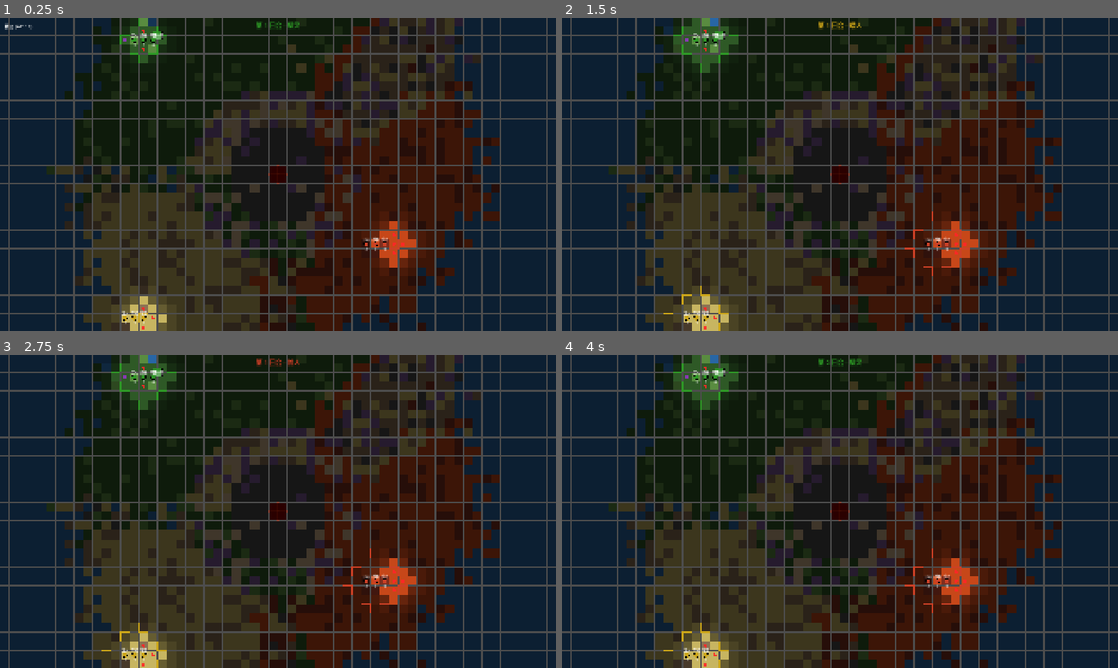
Above: before the commit, frames 1-4 (two rows, left to right).
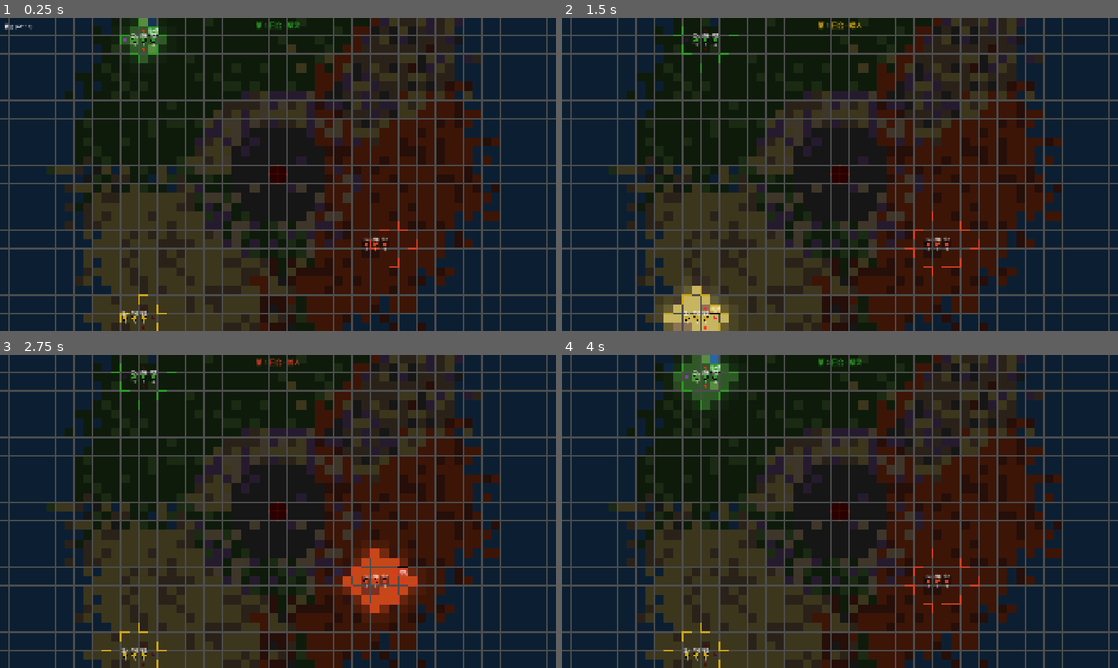
Above: after the commit, the same moments.

Repository: yushuis404-byte/three-against-one
Game: Godot game, scene res://scenes/main.tscn
Two runs of this game, one before a commit and one after it. Both use one fixed random seed, a clock stepped at 60 frames per second and the inputs below.
Inputs (mouse positions are in pixels of both pictures, inside the frame that each line leads up to):
- Up to frame 1 (0.25 s): no input
- Up to frame 2 (1.5 s): tap Enter at 0.5 s; move the mouse to (962, 158) at 0.52 s; hold D 0.53-1.25 s; click (962, 158) at 0.6 s; tap Space at 0.77, 1.25 s; drag from (728, 190) to (812, 237) at 1.27 s
- Up to frame 3 (2.75 s): tap Enter at 2 s; move the mouse to (333, 442) at 2.02 s; hold D from 2.03 s (still down); tap B at 2.1 s; click (333, 442) at 2.3 s
- Up to frame 4 (4 s): release D at 2.75 s; tap Space at 2.75, 3.77 s; drag from (812, 574) to (673, 464) at 2.77 s; tap Enter at 3.5 s; move the mouse to (1006, 558) at 3.52 s; hold A from 3.53 s (still down); tap E at 3.6 s; click (1006, 558) at 3.8 s

The runs differ from the first frame. In frame 1, 1.8% of the frame differs, in the area x 21-76%, y 2-100%; in frame 2, 2.5%; in frame 3, 2.8%, in the area x 20-76%, y 0-100%; in frame 4, 1.7%.

Commit message:
精灵分了伐木场，矮人是采石场，兽人是养殖场

Diff:
--- a/scripts/building_data.gd
+++ b/scripts/building_data.gd
@@ -51,7 +51,9 @@
 		"主城", BuildingCategory.TOWN_HALL, Vector2i(2, 2),
 		500, 0, 0, 0, 0,
 		40, {},
-		[TerrainData.Terrain.PLAIN_DWARF],
+		[TerrainData.Terrain.PLAIN_DWARF, TerrainData.Terrain.MOUNTAIN_DWARF,
+		 TerrainData.Terrain.FOREST_ELF, TerrainData.Terrain.GLADE_ELF,
+		 TerrainData.Terrain.WASTELAND_ORC, TerrainData.Terrain.SWAMP_ORC],
 		1, "阵营核心，每阵营限 1 座，HP40 ATK5，淘汰条件"
 	)
 
--- a/scripts/building_manager_2d.gd
+++ b/scripts/building_manager_2d.gd
@@ -49,7 +49,12 @@
 func set_turn_manager(tm: Node) -> void:
 	_turn_manager = tm
 	if tm:
+		tm.player_turn_started.connect(_on_player_turn_started)
 		tm.round_ended.connect(_on_round_ended)
+
+
+func _on_player_turn_started(_player: int) -> void:
+	queue_redraw()
 
 
 # ========== Building 数据 API ==========
@@ -167,28 +172,30 @@
 			var all_fogged := true
 			var tiles := _get_footprint_tiles(origin, fp)
 			for t in tiles:
-				if _fog_mgr.get_fog(0, t.x, t.y) <= 0.0:
+				var viewer: int = _turn_manager.current_player if _turn_manager else 0
+				if _fog_mgr.get_fog(viewer, t.x, t.y) <= 0.0:
 					all_fogged = false
 					break
 			if all_fogged:
 				continue
 
 		var world_origin := _grid_to_world(origin.x, origin.y)
+		var top_left := Vector2(world_origin.x - tile_size * 0.5, world_origin.y - tile_size * 0.5)
 		var w := fp.x * tile_size
 		var h := fp.y * tile_size
 
 		# 选中高亮
 		if is_selected:
-			draw_rect(Rect2(world_origin.x - 2, world_origin.y - 2, w + 4, h + 4),
+			draw_rect(Rect2(top_left.x - 2, top_left.y - 2, w + 4, h + 4),
 				SELECT_COLOR, false, 3.0)
 
 		# 建筑底色方块
 		var color: Color = FACTION_COLORS[faction]
 		color.a = BUILDING_ALPHA
-		draw_rect(Rect2(world_origin.x, world_origin.y, w, h), color, true)
+		draw_rect(Rect2(top_left.x, top_left.y, w, h), color, true)
 
 		# 描边
-		draw_rect(Rect2(world_origin.x, world_origin.y, w, h),
+		draw_rect(Rect2(top_left.x, top_left.y, w, h),
 			Color.BLACK, false, 1.5)
 
 		# 建筑名称文字
@@ -197,8 +204,8 @@
 		var label := data.name
 		var text_size := font.get_string_size(label, HORIZONTAL_ALIGNMENT_LEFT, -1, fsize)
 		var label_pos := Vector2(
-			world_origin.x + w / 2.0 - text_size.x / 2.0,
-			world_origin.y + h / 2.0 + fsize / 3.0
+			top_left.x + w / 2.0 - text_size.x / 2.0,
+			top_left.y + h / 2.0 + fsize / 3.0
 		)
 		draw_string(font, label_pos, label, HORIZONTAL_ALIGNMENT_LEFT, -1, fsize, Color.WHITE)
 
@@ -206,8 +213,8 @@
 		var hp_label := "HP:%d" % b["hp"]
 		var hp_size := font.get_string_size(hp_label, HORIZONTAL_ALIGNMENT_LEFT, -1, 9)
 		var hp_pos := Vector2(
-			world_origin.x + w - hp_size.x - 2,
-			world_origin.y + h - 3
+			top_left.x + w - hp_size.x - 2,
+			top_left.y + h - 3
 		)
 		draw_string(font, hp_pos, hp_label, HORIZONTAL_ALIGNMENT_LEFT, -1, 9, Color.WHITE)
 
--- a/scripts/fog_of_war_2d.gd
+++ b/scripts/fog_of_war_2d.gd
@@ -13,6 +13,19 @@
 var current_player := 0
 
 signal fog_updated(player: int)
+
+var _turn_manager: Node = null
+
+
+func set_turn_manager(tm: Node) -> void:
+	_turn_manager = tm
+	if tm:
+		tm.player_turn_started.connect(_on_player_turn_started)
+
+
+func _on_player_turn_started(player: int) -> void:
+	current_player = player
+	queue_redraw()
 
 # 渐隐动画追踪 [player]{Vector2i: elapsed}
 var _fading_out: Array = [{}, {}, {}]
--- a/scripts/main.gd
+++ b/scripts/main.gd
@@ -28,8 +28,8 @@
 	# 初始视野：揭示三阵营出生点周围
 	var fog_mgr = $GameBoard/FogOfWar2D
 	fog_mgr.reveal_area_immediate(0, 35, 13, 2)  # 精灵
-	fog_mgr.reveal_area_immediate(0, 35, 43, 2)  # 矮人
-	fog_mgr.reveal_area_immediate(0, 62, 35, 2)  # 兽人
+	fog_mgr.reveal_area_immediate(1, 35, 43, 2)  # 矮人
+	fog_mgr.reveal_area_immediate(2, 62, 35, 2)  # 兽人
 	fog_mgr.queue_redraw()
 	print("[Main] 2.5D 游戏就绪")
 
@@ -44,8 +44,8 @@
 
 	# 联通信號：迷雾动画完成后重算领土
 	fog_mgr.fog_updated.connect(_on_fog_updated)
-
 	# 建筑系统初始化
+	fog_mgr.set_turn_manager(turn_manager)
 	building_manager.set_turn_manager(turn_manager)
 	building_manager.building_hovered.connect(_on_resource_hovered)
 	_place_initial_buildings()
@@ -85,12 +85,13 @@
 
 
 func _place_initial_buildings() -> void:
-	## 每阵营：1 座主城（2×2）+ 伐木场 + 采石场 + 农场
-	var infra_queue := [
-		BuildingData.infra_lumber_camp(),
-		BuildingData.infra_quarry(),
-		BuildingData.infra_farm(),
-	]
+	## 每阵营：1 座主城（2×2）+ 1 座特色资源建筑
+	## 精灵→伐木场，矮人→采石场，兽人→农场
+	var faction_buildings := {
+		0: BuildingData.infra_lumber_camp(),
+		1: BuildingData.infra_quarry(),
+		2: BuildingData.infra_farm(),
+	}
 	for s in FACTION_SPAWNS:
 		var p: int = s["player"]
 		var origin: Vector2i = s["th_origin"]
@@ -98,21 +99,18 @@
 		# 主城
 		building_manager.place_building(BuildingData.town_hall(), p, origin)
 
-		# 资源建筑：在主城旁尝试偏移位置放置
-		# 尝试主城四周空地（避免与单位出生格 y=13/43/35 重叠）
+		# 特色资源建筑：在主城旁尝试偏移位置放置
+		var infra: BuildingData = faction_buildings[p]
 		var offsets := [
 			Vector2i(-1, 0), Vector2i(2, 0),
 			Vector2i(0, -1),
 			Vector2i(-1, 1), Vector2i(2, 1),
 			Vector2i(-1, -1), Vector2i(2, -1),
 		]
-		var placed := 0
 		for off in offsets:
-			if placed >= infra_queue.size():
+			var cand := Vector2i(origin.x + off.x, origin.y + off.y)
+			if building_manager.place_building(infra, p, cand):
 				break
-			var cand := Vector2i(origin.x + off.x, origin.y + off.y)
-			if building_manager.place_building(infra_queue[placed], p, cand):
-				placed += 1
 
 
 const FACTION_NAMES := ["精灵", "矮人", "兽人"]
Not shown, added: .claude/settings.local.json
